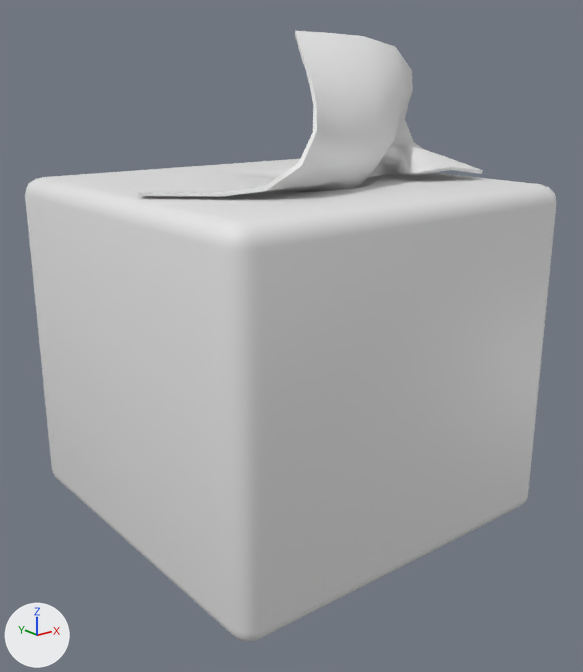
One commit to the FBX model Assets/Models/Environment/Tissue Box.fbx: the scene before it, then after it.
Both versions are drawn from a camera (50 mm lens) standing at (-0.153, -0.197, 0.134) and looking at (-0.001, -0.006, 0.058). Lighting does not change. The marker at lower left points along +X, +Y and +Z. Where no turn or scale is listed for an object, it has been applied to the vertices.

The first picture shows 'Tissue Box'.
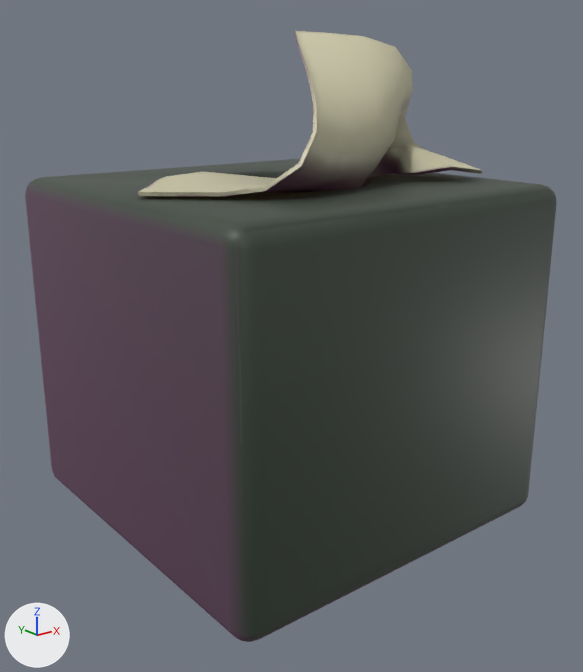
Diff of the bpy script that builds the scene:
```diff
--- a/Assets/Models/Environment/Tissue Box.fbx.py
+++ b/Assets/Models/Environment/Tissue Box.fbx.py
@@ img_tissue_box_tissue_box_diffuse_png @@
+img_tissue_box_tissue_box_diffuse_png = load_image('Tissue Box_Tissue Box_Diffuse.png', 'Materials/Tissue Box_Tissue Box_Diffuse.png', 512, 512, 'sRGB')
@@ img_tissue_box_tissue_box_normal_png @@
+img_tissue_box_tissue_box_normal_png = load_image('Tissue Box_Tissue Box_Normal.png', 'Materials/Tissue Box_Tissue Box_Normal.png', 512, 512, 'Non-Color')
@@ mat_tissue_box @@
 n0 = _N.new('ShaderNodeBsdfPrincipled'); n0.name = 'Principled BSDF'
 n1 = _N.new('ShaderNodeOutputMaterial'); n1.name = 'Material Output'
+n2 = _N.new('ShaderNodeTexImage'); n2.name = 'Image Texture'
+n2.image = img_tissue_box_tissue_box_diffuse_png
+n3 = _N.new('ShaderNodeTexImage'); n3.name = 'Image Texture.001'
+n3.image = img_tissue_box_tissue_box_normal_png
+n4 = _N.new('ShaderNodeNormalMap'); n4.name = 'Normal Map'
 _L.new(n0.outputs[0], n1.inputs[0])  # 'BSDF' to 'Surface'
+_L.new(n2.outputs[0], n0.inputs[0])  # 'Color' to 'Base Color'
+_L.new(n3.outputs[0], n4.inputs[1])  # 'Color' to 'Color'
+_L.new(n4.outputs[0], n0.inputs[5])  # 'Normal' to 'Normal'
```

Where the change shows, as pixel boxes [x1, y1, x2, y2] in the pictures (583 x 672 px):
'Tissue Box', surface changed: [25, 31, 557, 642] in both
